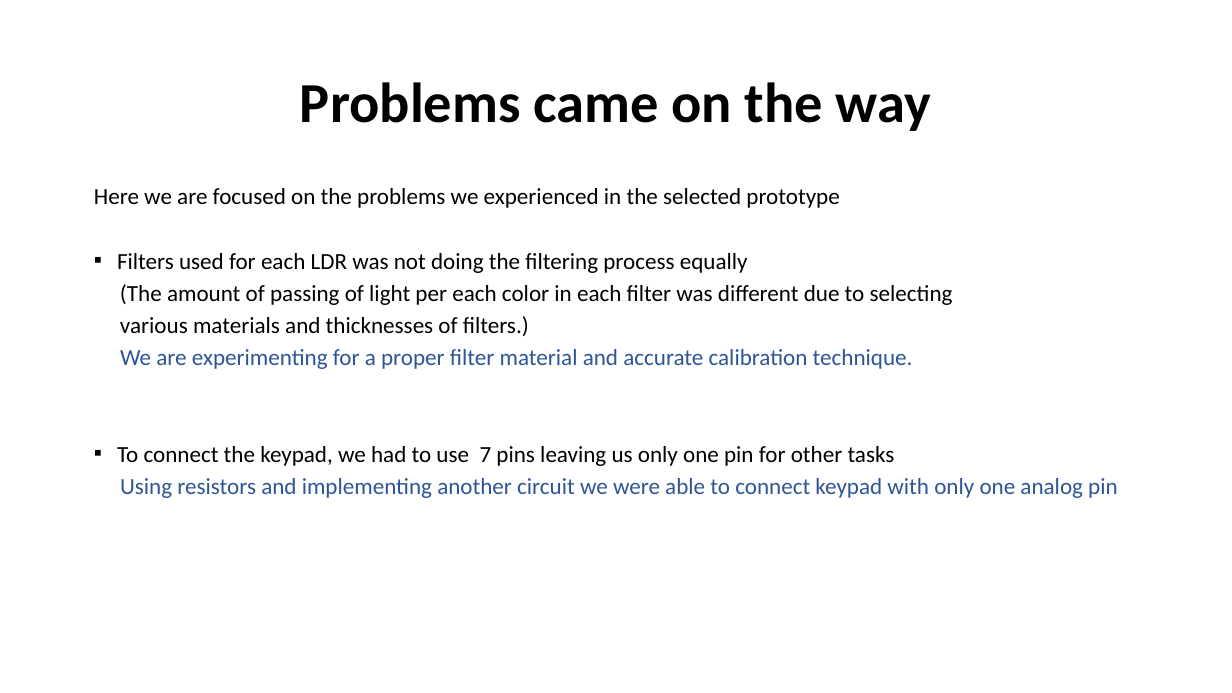
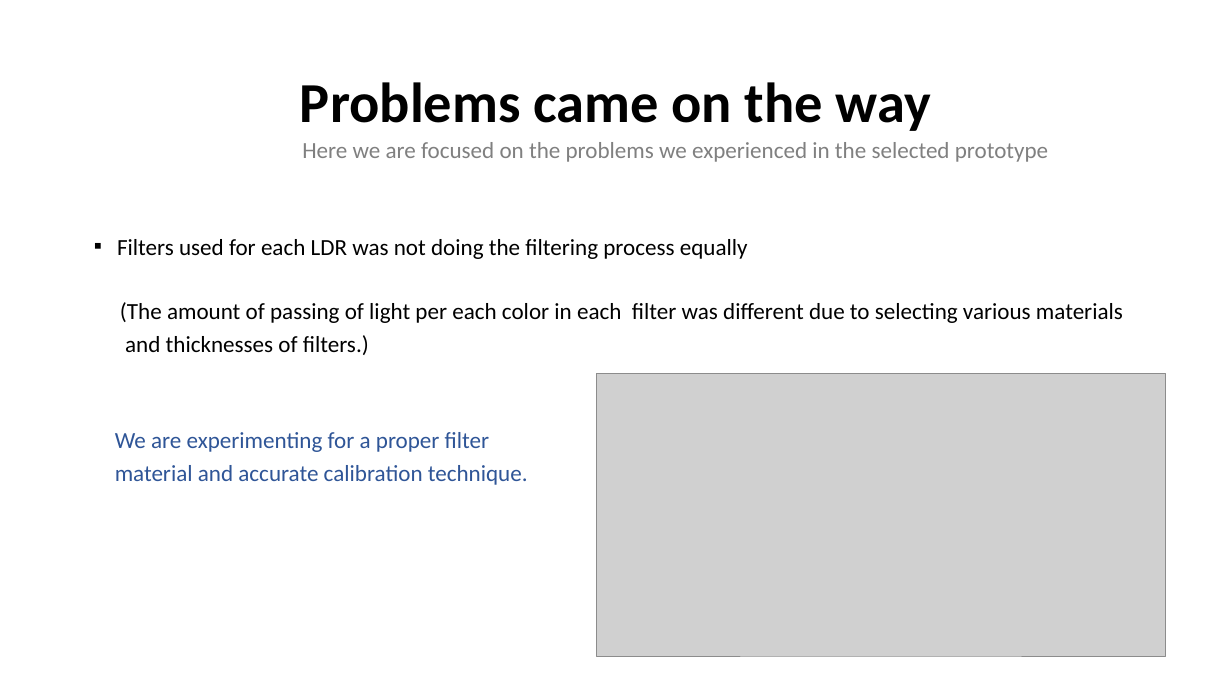
Before and after one commit to Team-Sagittarius-ENTC/RGBsensor, a slide deck: slide 4 of prabhashwara/PROGRESS AND SUMMARY.pptx. Drawn at 1232x693 pixels with LibreOffice and Linux fonts; fonts in the diff are those of the drawing; grey boxes stand for pictures. Boxes give left, top, right and bottom in pixels: in the first picture for what was removed or moved away, otherwise in the second. Text is boxed around its words. In the diff, an @@ line names an element or a change of style, - is before the commit and + after.

Commit message:
complete presentation

```diff
--- a/prabhashwara/PROGRESS AND SUMMARY.pptx
+++ b/prabhashwara/PROGRESS AND SUMMARY.pptx
@@ text "Here we are focused on ..." moved from (x1=94, y1=188, x2=1118, y2=498) to (x1=115, y1=142, x2=1123, y2=485) @@
@@ text at (x1=302, y1=142, x2=1048, y2=162): text colour #000000 to #808080 in "Here we are focused on the problems ..."; alignment left to centre @@
@@ text at (x1=115, y1=302, x2=1123, y2=485): text changed @@
-(The amount of passing of light per each color in each filter was different due to selecting
-various materials and thicknesses of filters.)
-We are experimenting for a proper filter material and accurate calibration technique.
-▪ To connect the keypad, we had to use 7 pins leaving us only one pin for other tasks
-Using resistors and implementing another circuit we were able to connect keypad with only one analog pin
+(The amount of passing of light per each color in each filter was different due to selecting various materials
+and thicknesses of filters.)
+We are experimenting for a proper filter
+material and accurate calibration technique.
@@ picture added at (x1=596, y1=373, x2=1165, y2=656) @@
```
Also in this commit, not shown: 1 other slide changed, 3 slides added.
